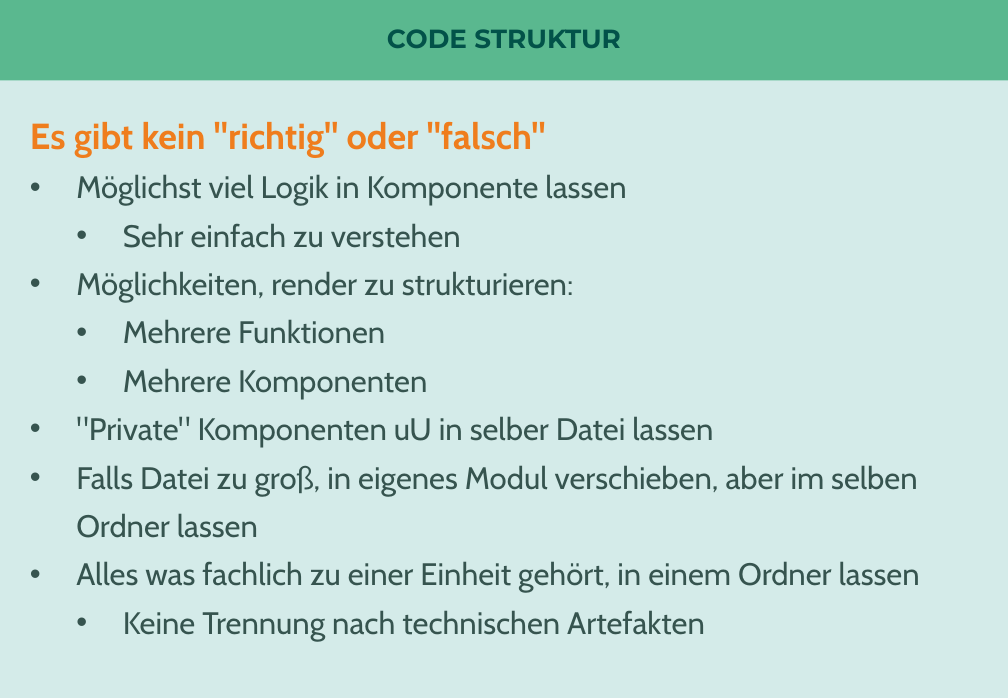
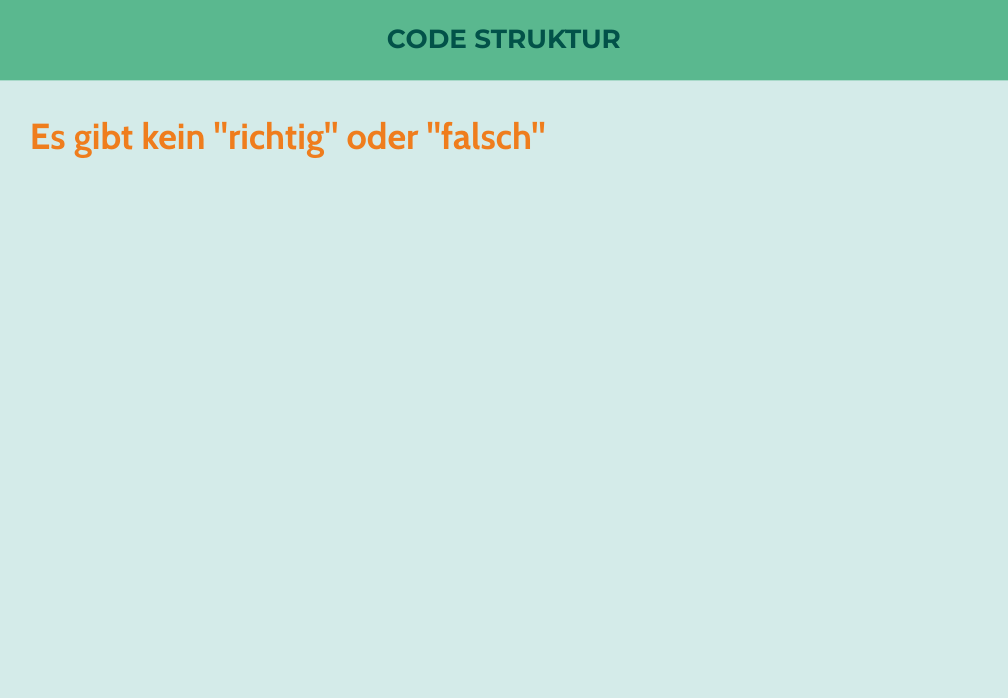
Before and after one commit to nilshartmann/react-talk, a slide deck: slide 9 of react-in-enterprise-anwendungen.pptx. Drawn at 1008x698 pixels with LibreOffice and Linux fonts; fonts in the diff are those of the drawing. Boxes give left, top, right and bottom in pixels: in the first picture for what was removed or moved away, otherwise in the second. Text is boxed around its words. In the diff, an @@ line names an element or a change of style, - is before the commit and + after.

```diff
--- a/react-in-enterprise-anwendungen.pptx
+++ b/react-in-enterprise-anwendungen.pptx
@@ text at (76,174,920,641): paragraphs removed @@
-• Möglichst viel Logik in Komponente lassen
-  • Sehr einfach zu verstehen
-• Möglichkeiten, render zu strukturieren:
-  • Mehrere Funktionen
-  • Mehrere Komponenten
-• "Private" Komponenten uU in selber Datei lassen
-• Falls Datei zu groß, in eigenes Modul verschieben, aber im selben Ordner lassen
-• Alles was fachlich zu einer Einheit gehört, in einem Ordner lassen
-  • Keine Trennung nach technischen Artefakten
```
Also in this commit, not shown: 5 other slides changed, 14 slides added, 7 slides removed, 1 other file.
